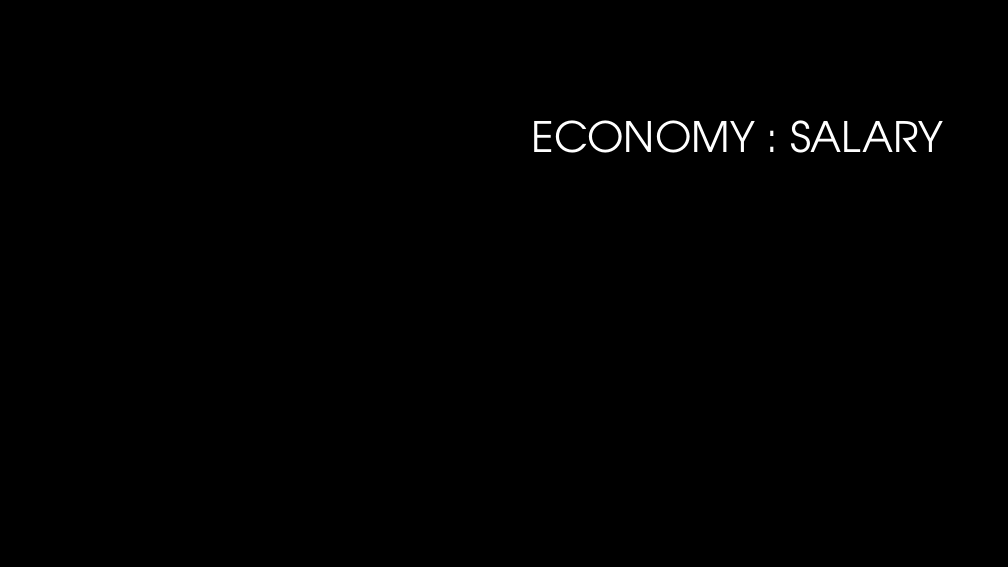
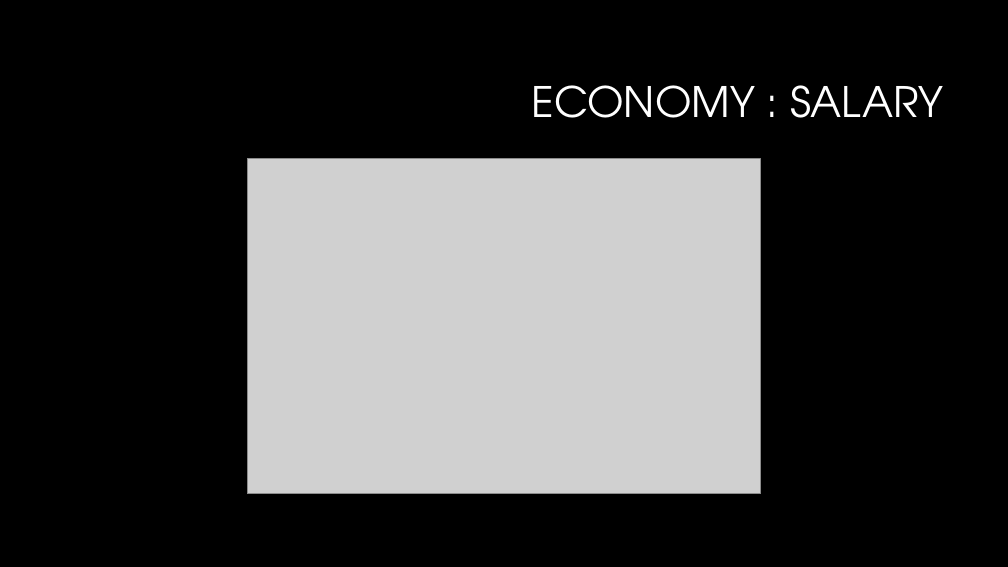
Before and after one commit to JANSSOC/Group6_Project, a slide deck: slide 5 of Group Project one .pptx. Drawn at 1008x567 pixels with LibreOffice and Linux fonts; fonts in the diff are those of the drawing; grey boxes stand for pictures; background and template pictures are left out. Boxes give left, top, right and bottom in pixels: in the first picture for what was removed or moved away, otherwise in the second. Text is boxed around its words. In the diff, an @@ line names an element or a change of style, - is before the commit and + after.

```diff
--- a/Group Project one .pptx
+++ b/Group Project one .pptx
@@ title "ECONOMY : SALARY" moved from (x1=532, y1=120, x2=943, y2=153) to (x1=532, y1=85, x2=943, y2=118) @@
@@ picture added at (x1=247, y1=159, x2=761, y2=494) @@
```
Also in this commit, not shown: 1 other slide changed, 4 other files.
